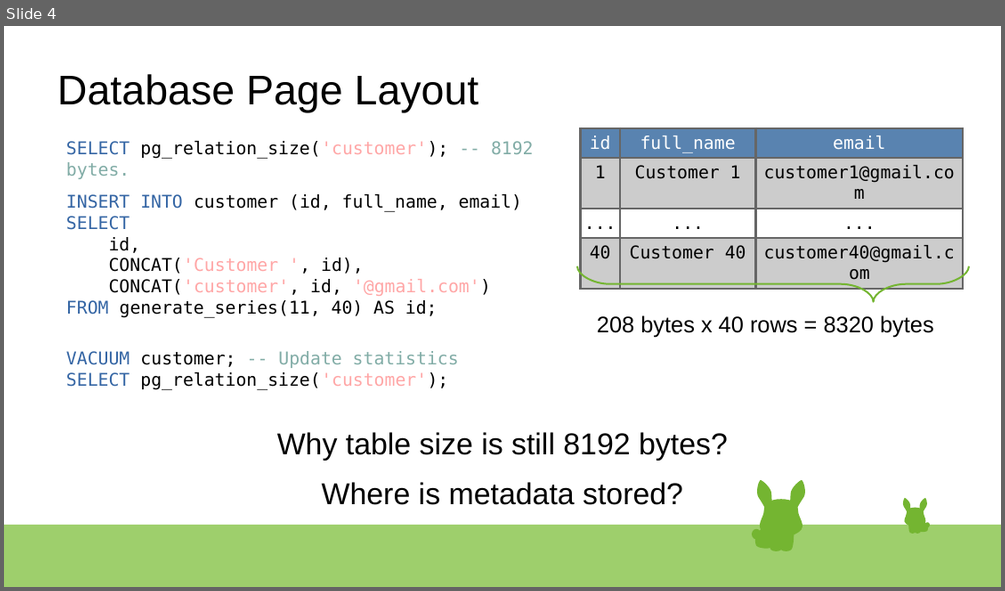
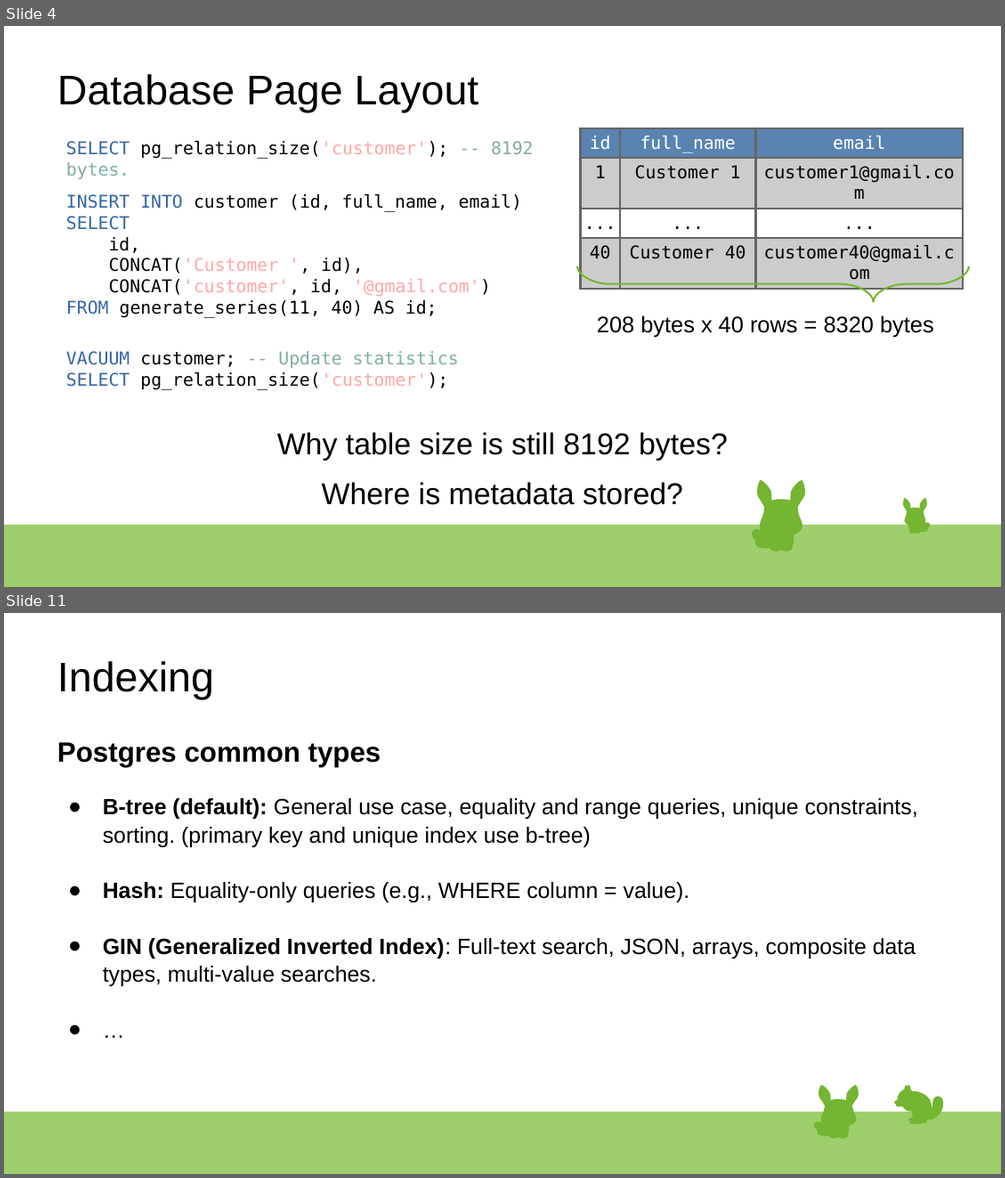
Before and after one commit to rsibanez89/postgres-indexing, a slide deck: Presentation.odp. Shown one above the other, each under a label of ours: slide 4 before the commit, slides 4 and 11 after it; the slides between them are not shown. The pictures are 1005x591 and 1005x1178 pixels, drawn with LibreOffice and Linux fonts; fonts in the diff are those of the drawing. Boxes give left, top, right and bottom in pixels: in the first picture for what was removed or moved away, otherwise in the second. Text is boxed around its words. In the diff, an @@ line names an element or a change of style, - is before the commit and + after.

```diff
--- a/Presentation.odp
+++ b/Presentation.odp
@@ slide 11 added at bbox=[4, 613, 1001, 1174], background #FFFFFF; not listed: 1 template element that a slide beside it also shows @@
@@ text added at bbox=[57, 661, 214, 699], 33 pt, text #000000 @@
+Indexing
@@ text added at bbox=[57, 742, 918, 986], 17.6 pt, text #000000 @@
+Postgres common types
+● B-tree (default): General use case, equality and range queries, unique constraints, sorting. (primary key and unique index use b-tree)
+● Hash: Equality-only queries (e.g., WHERE column = value).
+● GIN (Generalized Inverted Index): Full-text search, JSON, arrays, composite data types, multi-value searches.
+● …
@@ group added at bbox=[815, 1085, 860, 1138]: 23 freeform shapes @@
@@ group added at bbox=[893, 1085, 944, 1124]: 15 freeform shapes @@
```
Also in this commit, not shown: 13 slides changed, 4 other slides added.
